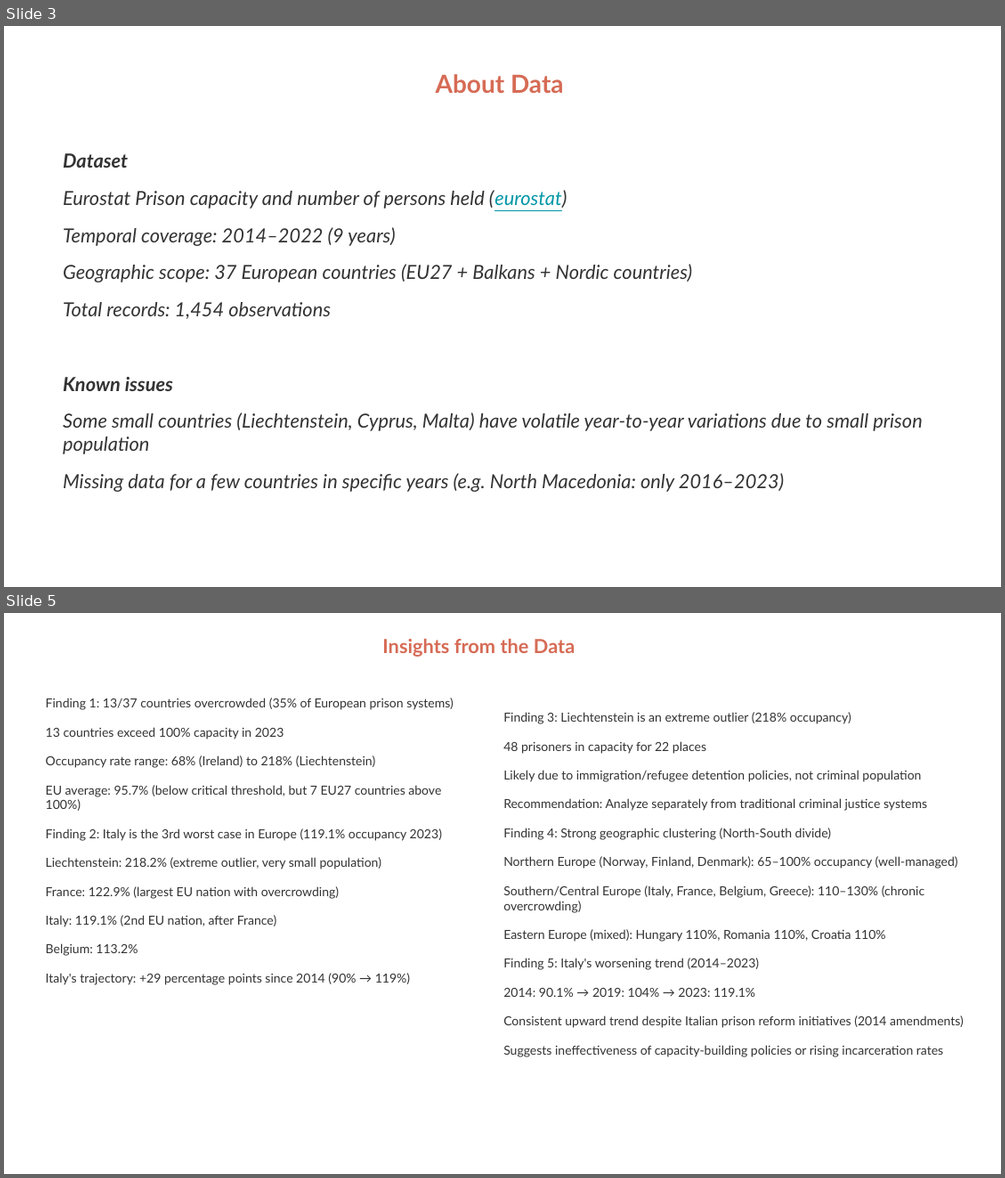
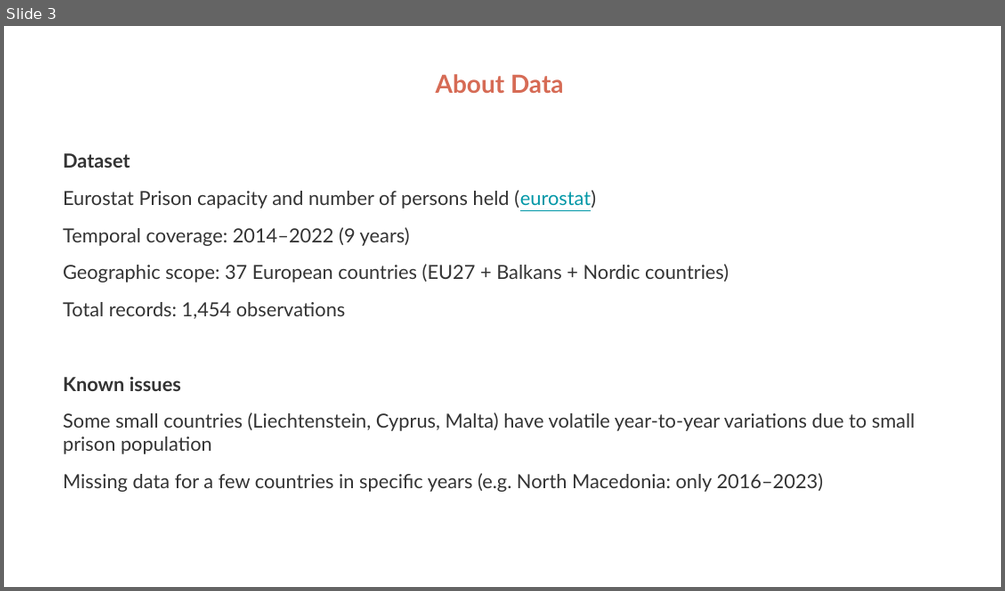
Before and after one commit to gevola-dev/FDS02Q001, a slide deck: data_viz/prison_data_project/26_01_03_prisons_statistics.pptx. Shown one above the other, each under a label of ours: slides 3 and 5 before the commit, slide 3 after it; the slides between them are not shown. The pictures are 1005x1178 and 1005x591 pixels, drawn with LibreOffice and Linux fonts; fonts in the diff are those of the drawing. Boxes give left, top, right and bottom in pixels: in the first picture for what was removed or moved away, otherwise in the second. Text is boxed around its words. In the diff, an @@ line names an element or a change of style, - is before the commit and + after.

```diff
--- a/data_viz/prison_data_project/26_01_03_prisons_statistics.pptx
+++ b/data_viz/prison_data_project/26_01_03_prisons_statistics.pptx
@@ slide 5 removed at [4,613,1001,1174], background #FFFFFF @@
@@ text removed at [382,639,574,657] @@
-Insights from the Data
@@ text removed at [46,698,453,985] @@
-Finding 1: 13/37 countries overcrowded (35% of European prison systems)
-13 countries exceed 100% capacity in 2023
-Occupancy rate range: 68% (Ireland) to 218% (Liechtenstein)
-EU average: 95.7% (below critical threshold, but 7 EU27 countries above 100%)
-Finding 2: Italy is the 3rd worst case in Europe (119.1% occupancy 2023)
-Liechtenstein: 218.2% (extreme outlier, very small population)
-France: 122.9% (largest EU nation with overcrowding)
-Italy: 119.1% (2nd EU nation, after France)
-Belgium: 113.2%
-Italy's trajectory: +29 percentage points since 2014 (90% → 119%)
@@ text removed at [503,712,963,1057] @@
-Finding 3: Liechtenstein is an extreme outlier (218% occupancy)
-48 prisoners in capacity for 22 places
-Likely due to immigration/refugee detention policies, not criminal population
-Recommendation: Analyze separately from traditional criminal justice systems
-Finding 4: Strong geographic clustering (North-South divide)
-Northern Europe (Norway, Finland, Denmark): 65–100% occupancy (well-managed)
-Southern/Central Europe (Italy, France, Belgium, Greece): 110–130% (chronic overcrowding)
-Eastern Europe (mixed): Hungary 110%, Romania 110%, Croatia 110%
-Finding 5: Italy's worsening trend (2014–2023)
-2014: 90.1% → 2019: 104% → 2023: 119.1%
-Consistent upward trend despite Italian prison reform initiatives (2014 amendments)
-Suggests ineffectiveness of capacity-building policies or rising incarceration rates
@@ slide 3 changed as well @@
@@ text at [63,153,914,491]: italic off @@
```
Also in this commit, not shown: 5 other slides changed, 6 slides added, 6 other slides removed, 4 other files.
